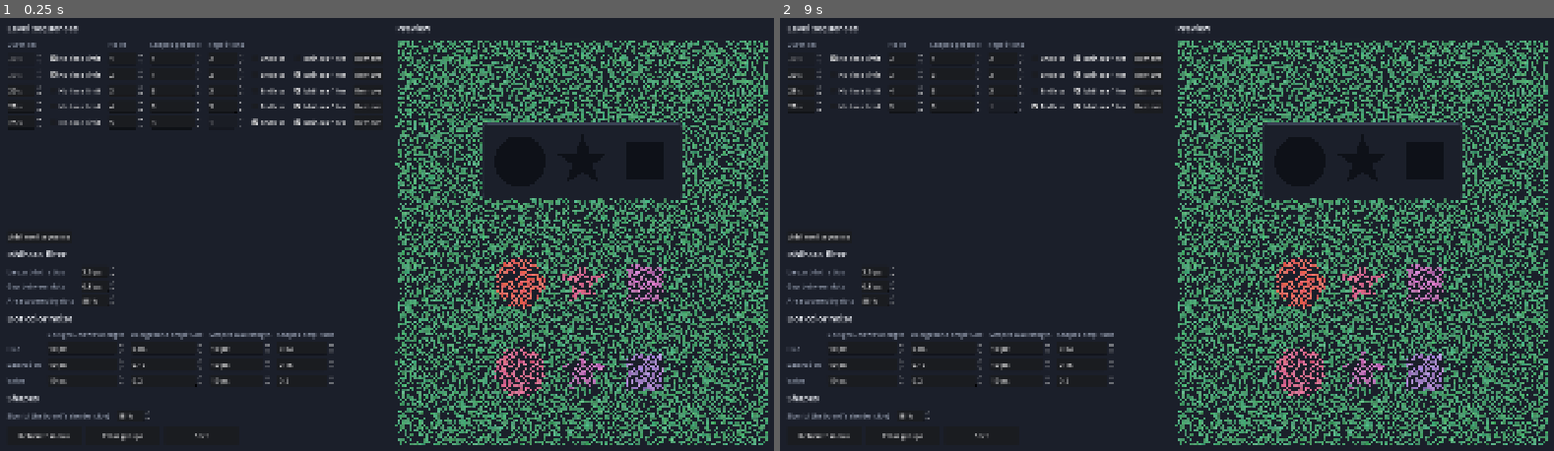
Above: before the commit, frames 1-2 (left to right).
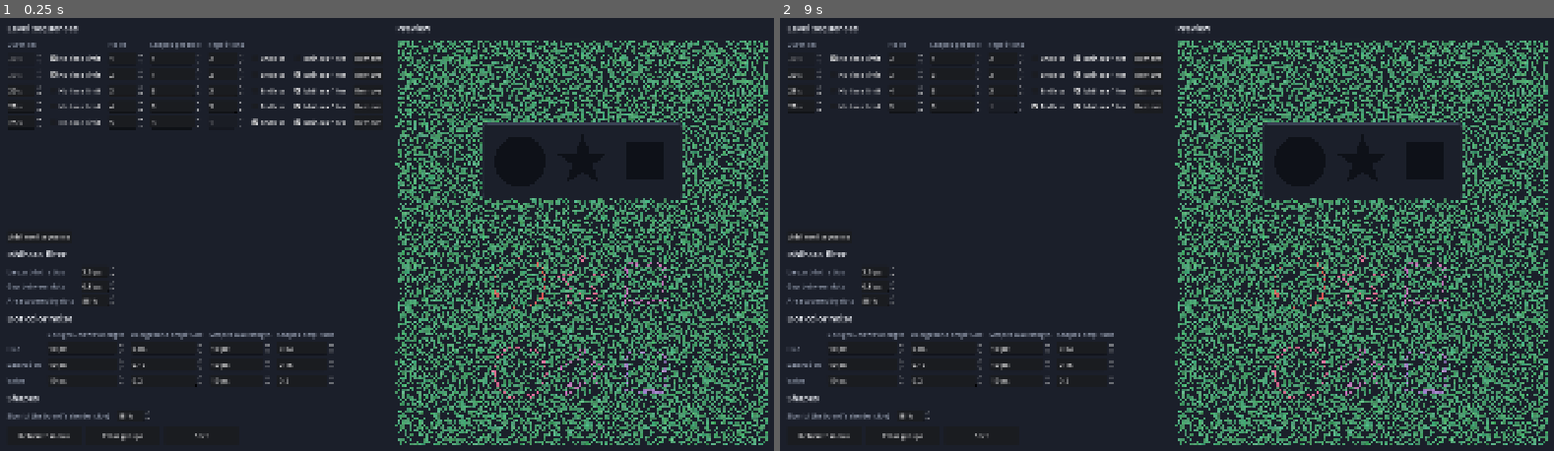
Above: after the commit, the same moments.

Repository: ooooonnnnn/Colorblind-Shape-Match
Game: Godot game, scene res://config.tscn
Two runs of this game, one before a commit and one after it. Both use one fixed random seed, a clock stepped at 60 frames per second and the inputs below. This scene is started directly instead of the project's main scene.
Inputs:
- Up to frame 1 (0.25 s): no input
- Up to frame 2 (9 s): click "Endless" at 0.5 s; click "Endless" at 1.25 s; click "Endless" at 2 s; click "Endless" at 2.75 s; click "Endless" at 3.5 s; click "Endless" at 4.25 s; click "Endless" at 5 s; click "Endless" at 5.75 s; click "Endless" at 6.5 s; click "Endless" at 7.25 s; click "Ishihara filter" at 8 s; click "Remove" at 8.75 s

The runs differ from the first frame. In frame 1, 1.2% of the frame differs, in the area x 63-87%, y 54-88%; in frame 2, 1.2%.

Commit message:
Draw pieces hollow and resave color groups in the new format
Pieces are an outline 6% of their side wide, with rounded corners, so they
are harder to spot in the dot filter. color_groups.json is rewritten as the
three per-type groups, keeping article mode and a random group per level.

Co-Authored-By: Claude Opus 5.5 (1M context) <noreply@anthropic.com>

Diff:
--- a/color_groups.json
+++ b/color_groups.json
@@ -3,70 +3,40 @@
 	"play": "random",
 	"custom_groups": [
 		{
-			"id": "red_green",
-			"name": "Red-green screening",
-			"about": "Ishihara / CVTME vanishing plates: red, orange and red-purple on yellow-green to blue-green. Protan and deutan, ~8% of males, ~0.5% of females.",
-			"background": "#519b5c",
-			"shapes": {
-				"circle": "#e0655e",
-				"star": "#ca7737",
-				"square": "#cd6b9a"
-			}
+			"id": "protan",
+			"name": "Protan",
+			"background": "#7c9449",
+			"colors": [
+				"#e0655e",
+				"#d76d49",
+				"#c47a3e",
+				"#bc72b3",
+				"#d1689b"
+			]
 		},
 		{
-			"id": "transformation",
-			"name": "Transformation",
-			"about": "Inverted plates: unsaturated blue-green and yellow-green on red-orange. Protan and deutan, ~8% of males, ~0.5% of females.",
-			"background": "#d76d49",
-			"shapes": {
-				"circle": "#389a94",
-				"star": "#859153",
-				"square": "#389a94"
-			}
+			"id": "deutan",
+			"name": "Deutan",
+			"background": "#489b6d",
+			"colors": [
+				"#e0655e",
+				"#bc72b3",
+				"#9e7ec1",
+				"#d36a8d",
+				"#d76d49"
+			]
 		},
 		{
-			"id": "protan_deutan",
-			"name": "Protan vs deutan",
-			"about": "Ishihara plates 26/27: purple-magenta (protan line) and red (deutan line) on neutral gray. Protan ~2%, deutan ~6% of males.",
+			"id": "tritan",
+			"name": "Tritan",
 			"background": "#8b8b8b",
-			"shapes": {
-				"circle": "#ab79b9",
-				"star": "#cc726a",
-				"square": "#ab79b9"
-			}
-		},
-		{
-			"id": "hrr_protan",
-			"name": "HRR protan",
-			"about": "HRR: unsaturated red and cyan on neutral gray. Protan, ~2% of males.",
-			"background": "#919191",
-			"shapes": {
-				"circle": "#c57e7c",
-				"triangle": "#4e9d9f",
-				"square": "#c57e7c"
-			}
-		},
-		{
-			"id": "hrr_deutan",
-			"name": "HRR deutan",
-			"about": "HRR: green and magenta on neutral gray. Deutan, ~6% of males (the most common deficiency).",
-			"background": "#919191",
-			"shapes": {
-				"circle": "#729b6e",
-				"triangle": "#b281ab",
-				"square": "#729b6e"
-			}
-		},
-		{
-			"id": "hrr_tritan",
-			"name": "HRR tritan",
-			"about": "HRR: blue-purple and yellow-green on neutral gray. Tritan, under 0.01%, males and females alike.",
-			"background": "#919191",
-			"shapes": {
-				"circle": "#8e8bc0",
-				"triangle": "#91945e",
-				"square": "#8e8bc0"
-			}
+			"colors": [
+				"#8785c3",
+				"#a27eb7",
+				"#608fbf",
+				"#8b9051",
+				"#9d8a4d"
+			]
 		}
 	]
 }
--- a/scripts/shape_view.gd
+++ b/scripts/shape_view.gd
@@ -7,6 +7,10 @@
 
 const PIECE_FILL := Color("f1ede2")
 const HOLE_FILL := Color("0e1118")
+## Width of a piece's outline, as a percentage of its side. Pieces are drawn
+## hollow so they are harder to spot in the dot filter; much thinner and the
+## line slips between dot centers, which is where the filter samples colors.
+const PIECE_OUTLINE := 6.0
 const ACCENT := Color.WHITE
 
 static var side_fraction := 0.15  # width as a fraction of the board's shorter side
@@ -172,6 +176,14 @@
 	queue_redraw()
 
 
+## A closed outline PIECE_OUTLINE wide, with rounded corners so sharp points
+## like the star's stay joined.
+func _draw_hollow(outline: PackedVector2Array, color: Color) -> void:
+	draw_polyline(outline, color, PIECE_OUTLINE, true)
+	for v in outline:
+		draw_circle(v, PIECE_OUTLINE / 2, color)
+
+
 func _draw() -> void:
 	if _points.is_empty():
 		return
@@ -182,15 +194,15 @@
 
 	if dragging:
 		var shadow := PackedVector2Array()
-		for v in _points:
+		for v in outline:
 			shadow.append(v + Vector2(0, 6.0 / k))
-		draw_colored_polygon(shadow, Color(0, 0, 0, 0.35))
+		_draw_hollow(shadow, Color(0, 0, 0, 0.35))
 	if selected:
 		draw_polyline(outline, Color(ACCENT, 0.25), 12.0, true)
 		draw_polyline(outline, Color(ACCENT, 0.6), 6.0, true)
 
 	if is_piece:
-		draw_colored_polygon(_points, fill)
+		_draw_hollow(outline, fill)
 	else:
 		draw_colored_polygon(_points, HOLE_FILL)
 
